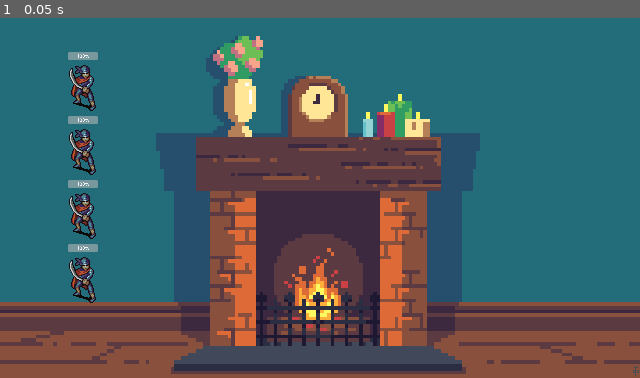
Above: before the commit, frame 1.
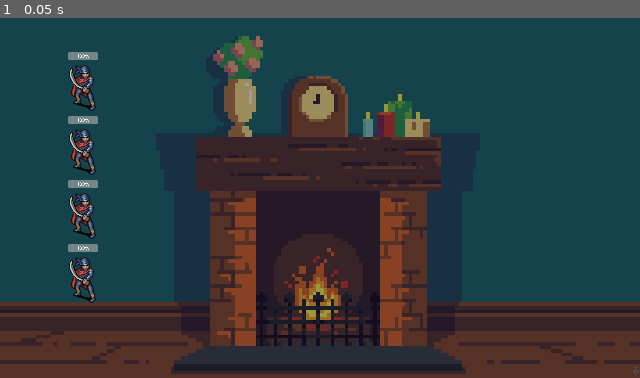
Above: after the commit, the same moment.

Repository: twiederk/TurnBasedCombat
Game: Godot game, scene res://battle_scene.tscn
Two runs of this game, one before a commit and one after it. Both use one fixed random seed, a clock stepped at 60 frames per second and the inputs below.
Inputs:
- Up to frame 1 (0.05 s): no input

The runs differ from the first frame. In frame 1, 98% of the frame differs, in the area x 0-100%, y 0-100%.

Commit message:
Darker background

Diff:
--- a/battle_scene.tscn
+++ b/battle_scene.tscn
@@ -6,6 +6,7 @@
 [node name="BattleScene" type="Node2D"]
 
 [node name="TextureRect" type="TextureRect" parent="."]
+self_modulate = Color(0.611765, 0.611765, 0.611765, 1)
 offset_right = 320.0
 offset_bottom = 180.0
 texture = ExtResource("1_4f6dk")
--- a/character.tscn
+++ b/character.tscn
@@ -2,6 +2,21 @@
 
 [ext_resource type="Texture2D" uid="uid://dc4hfxpmtjfug" path="res://Battlers/World01_007_Pirate.png" id="1_122e6"]
 [ext_resource type="Texture2D" uid="uid://dan7xcbed0jmf" path="res://cursor_pointer.png" id="2_rhhjq"]
+
+[sub_resource type="Animation" id="Animation_eyrgw"]
+length = 0.001
+tracks/0/type = "value"
+tracks/0/imported = false
+tracks/0/enabled = true
+tracks/0/path = NodePath("../Sprite2D:self_modulate")
+tracks/0/interp = 1
+tracks/0/loop_wrap = true
+tracks/0/keys = {
+"times": PackedFloat32Array(0),
+"transitions": PackedFloat32Array(1),
+"update": 0,
+"values": [Color(1, 1, 1, 1)]
+}
 
 [sub_resource type="Animation" id="Animation_35kxf"]
 resource_name = "hurt"
@@ -17,21 +32,6 @@
 "transitions": PackedFloat32Array(1, 1, 1, 1),
 "update": 0,
 "values": [Color(30, 30, 30, 1), Color(0, 0, 0, 1), Color(30, 30, 30, 1), Color(0, 0, 0, 1)]
-}
-
-[sub_resource type="Animation" id="Animation_eyrgw"]
-length = 0.001
-tracks/0/type = "value"
-tracks/0/imported = false
-tracks/0/enabled = true
-tracks/0/path = NodePath("../Sprite2D:self_modulate")
-tracks/0/interp = 1
-tracks/0/loop_wrap = true
-tracks/0/keys = {
-"times": PackedFloat32Array(0),
-"transitions": PackedFloat32Array(1),
-"update": 0,
-"values": [Color(1, 1, 1, 1)]
 }
 
 [sub_resource type="AnimationLibrary" id="AnimationLibrary_jebn1"]
